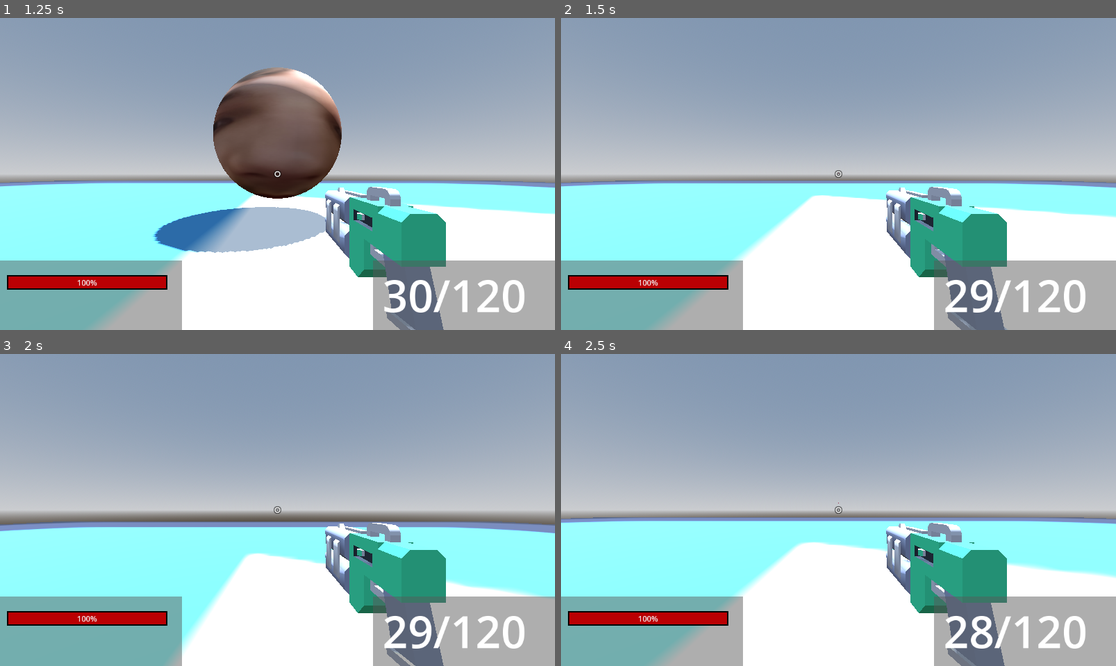
Above: before the commit, frames 1-4 (two rows, left to right).
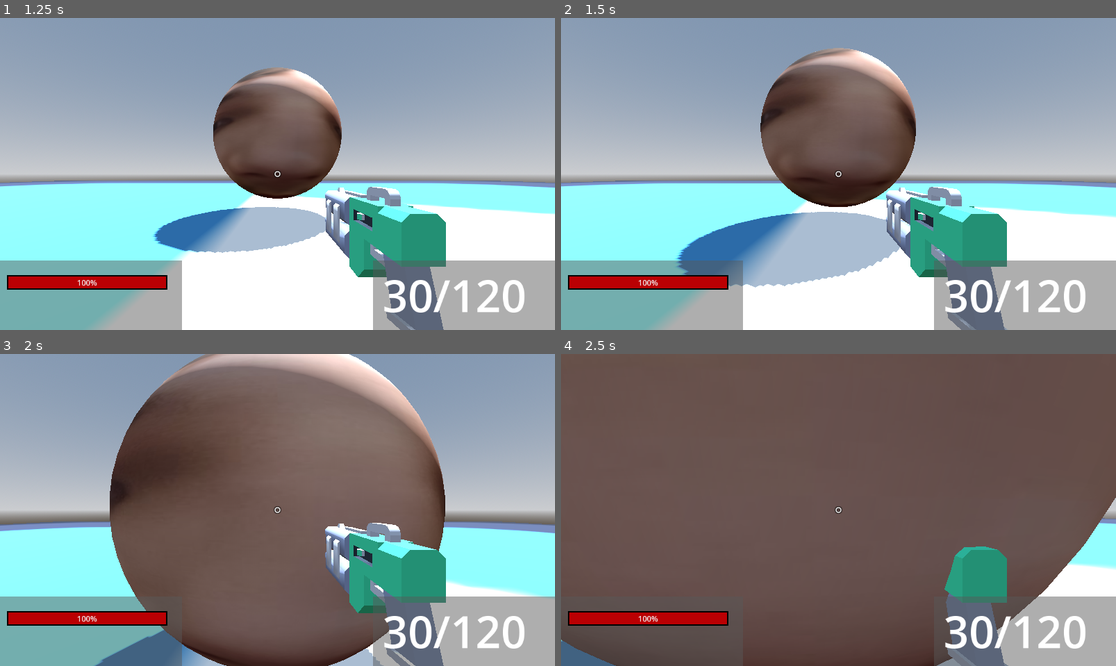
Above: after the commit, the same moments.

Repository: felipepreuss/projeto-ezequiel
Game: Godot game, scene res://Scenes/menu.tscn
Two runs of this game, one before a commit and one after it. Both use one fixed random seed, a clock stepped at 60 frames per second and the inputs below. The engine's default icon, where the game draws it, is replaced by a stand-in: a white triangle on a blue panel in a dark square.
Inputs (mouse positions are in pixels of both pictures, inside the frame that each line leads up to):
- Up to frame 1 (1.25 s): click "Play" at 0.5 s
- Up to frame 2 (1.5 s): move the mouse to (866, 174) at 1.27 s; hold W (Forward) from 1.28 s (still down); click (866, 174) at 1.35 s
- Up to frame 3 (2 s): keep holding W (Forward); tap Space (Jump) at 1.52 s
- Up to frame 4 (2.5 s): keep holding W (Forward); move the mouse to (810, 510) at 2.02 s; click (810, 510) at 2.1 s; tap Space (Jump) at 2.27 s

Frame 1 is identical in both runs. In frame 2, 18% of the frame differs, in the area x 20-78%, y 9-95%; in frame 3, 47%; in frame 4, 89%, in the area x 0-100%, y 0-100%.
Error after the commit: Attempt to call function 'play' in base 'null instance' on a null instance. (res://Script/p_.gd:67)

Commit message:
Add files via upload

Diff:
--- a/Script/p_.gd
+++ b/Script/p_.gd
@@ -3,14 +3,14 @@
 @onready var Head = $head
 @onready var Camera = $head/Camera3D
 @onready var vida = $head/HUD/Color/Vbox/Vida
-@onready var weapon = $head/weapon
+@onready var weapon = $head/Camera3D/weapon
 const SPEED = 5.0
 const JUMP_VELOCITY = 4.5
 
 # Weapon related vars
 var bala = preload("res://Scenes/bala.tscn")
 @onready var pos = $head/Camera3D/bullet_pos
-
+@onready var animation_player = $head/Camera3D/weapon/AnimationPlayer
 const SENSITIVITY = 0.003
 
 var life_value = 200
@@ -64,6 +64,7 @@
 
 	#atirar
 	if Input.is_action_just_pressed("Left-Click") and Globals.have_ammo:
+		animation_player.play("shoot")
 		var bullet = bala.instantiate()
 		bullet.position = pos.global_position
 		bullet.transform.basis = pos.global_transform.basis
